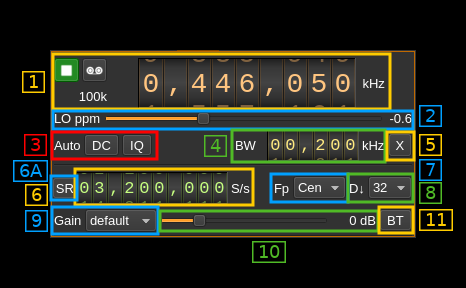
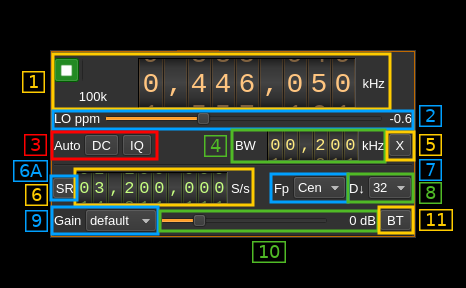
Two versions of the same layered image (466x288). Layer-by-layer changes:
added layer "Clipboard" above "Patch_01" over [83, 58, 107, 82]
